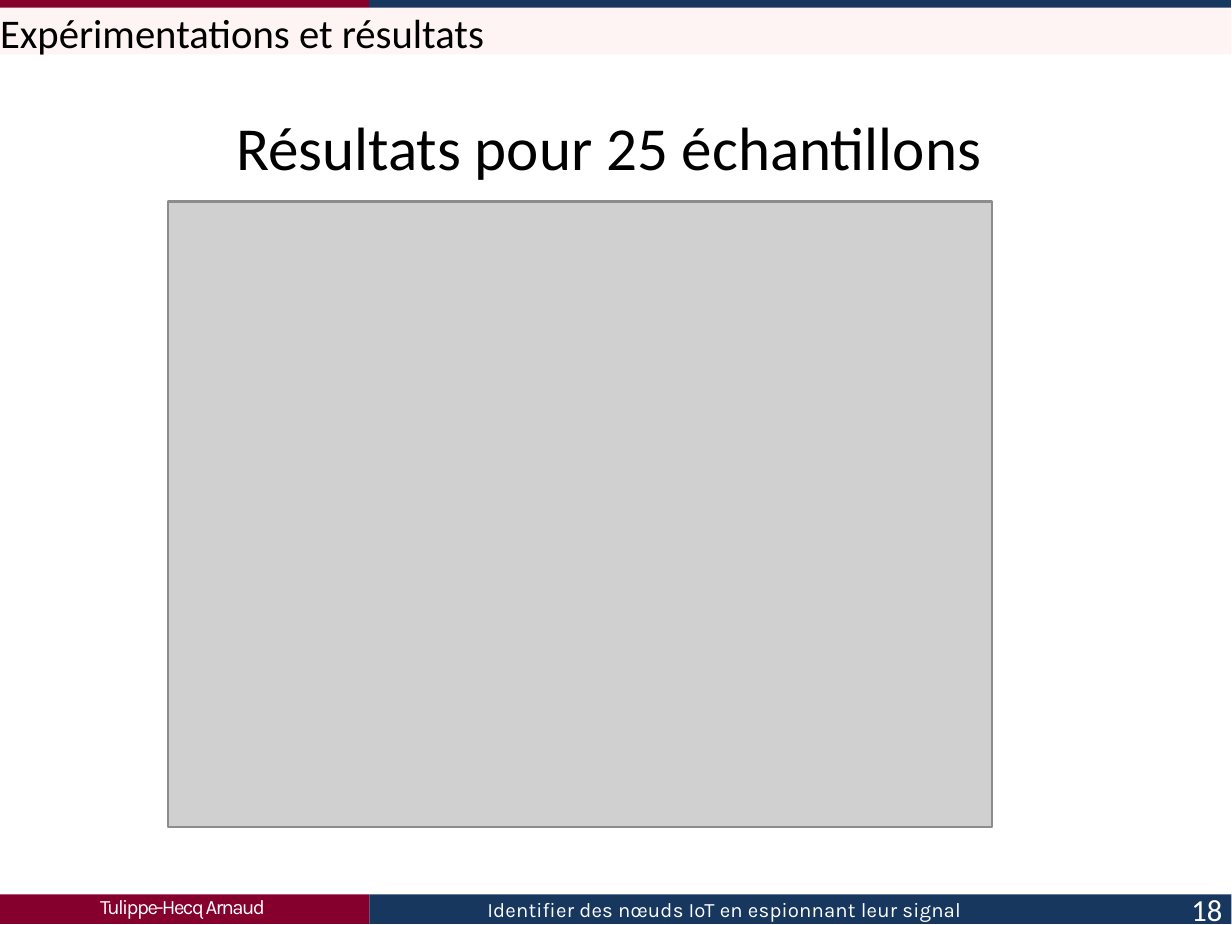
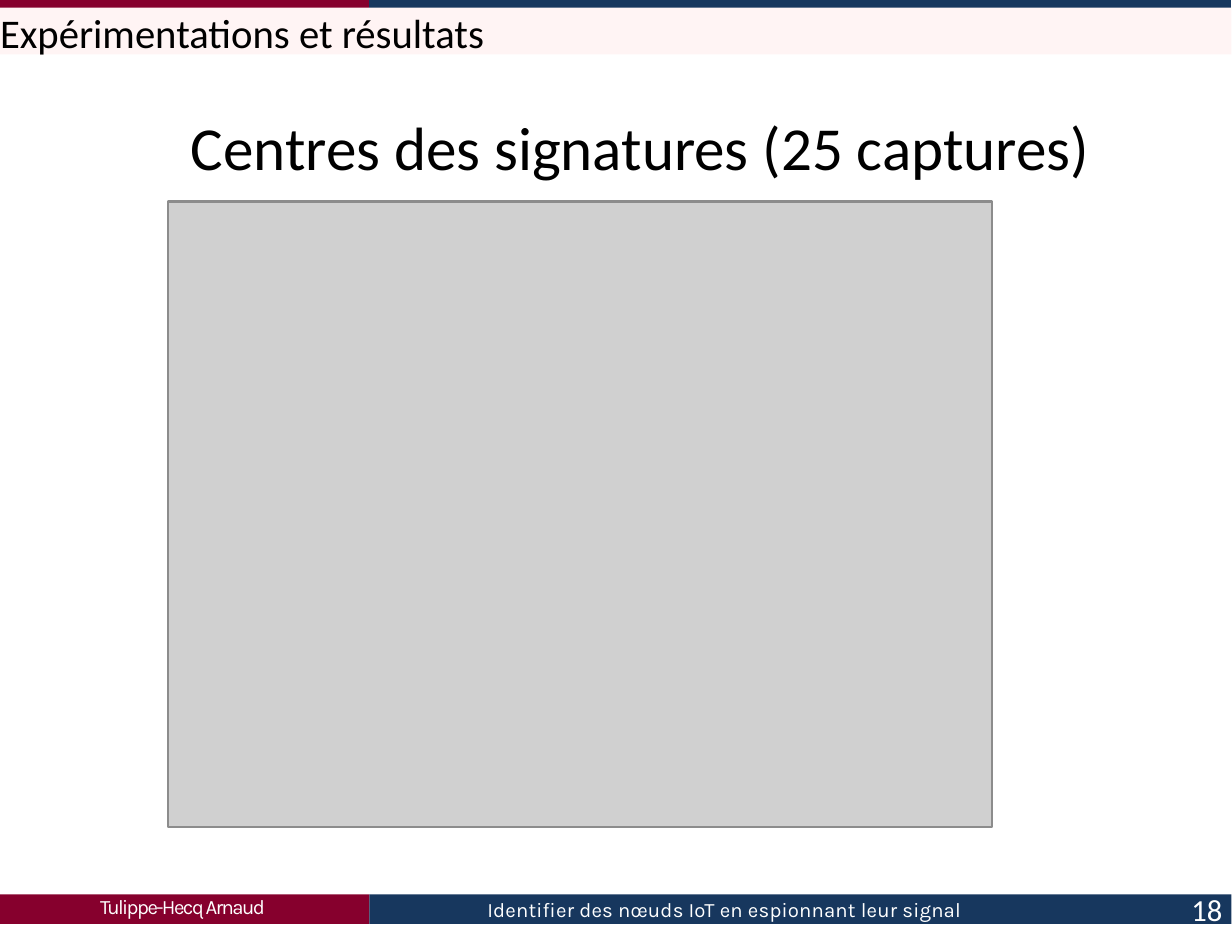
Before and after one commit to Arnaud458/TFE2023, a slide deck: slide 18 of présentation.pptx. Drawn at 1232x925 pixels with LibreOffice and Linux fonts; fonts in the diff are those of the drawing; grey boxes stand for pictures. Boxes give left, top, right and bottom in pixels: in the first picture for what was removed or moved away, otherwise in the second. Text is boxed around its words. In the diff, an @@ line names an element or a change of style, - is before the commit and + after.

```diff
--- a/présentation.pptx
+++ b/présentation.pptx
@@ text at (191,125,1089,181): text changed @@
-Résultats pour 25 échantillons
+Centres des signatures (25 captures)
```
Also in this commit, not shown: 11 other slides changed, 2 other files.
